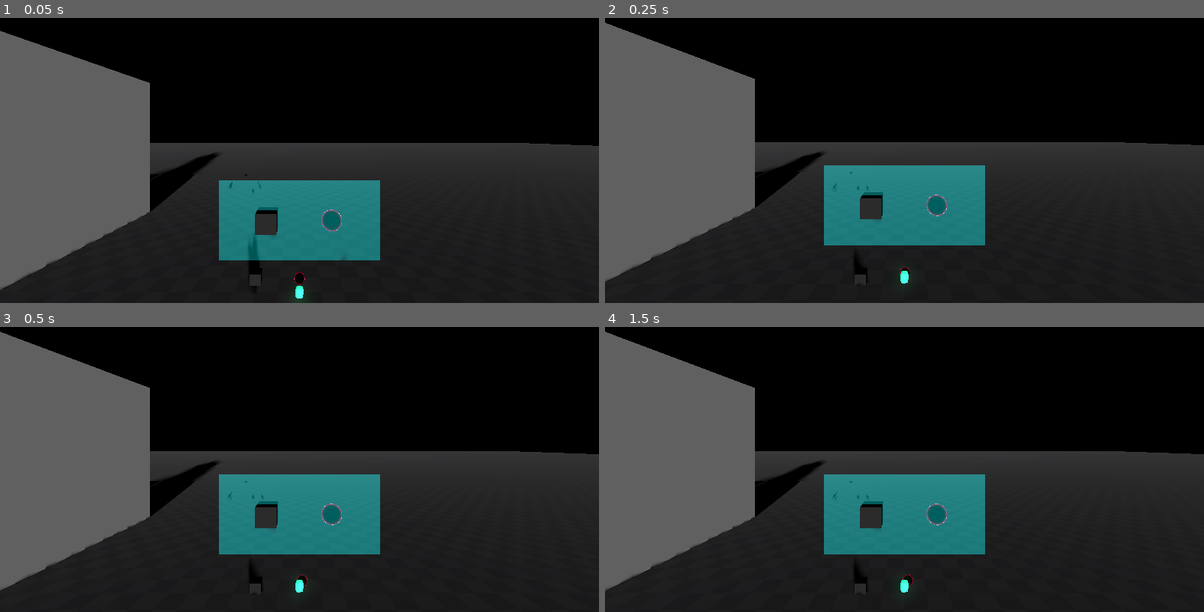
Above: before the commit, frames 1-4 (two rows, left to right).
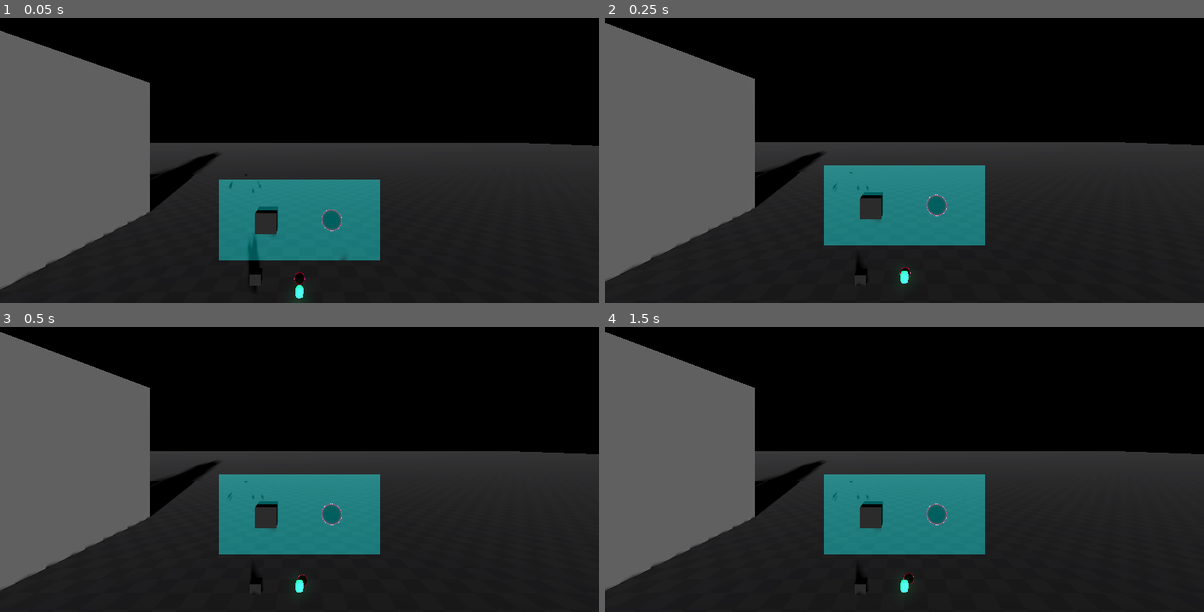
Above: after the commit, the same moments.

Repository: JD-The-65th/cyberbreak
Game: Godot game, scene res://levels/testing_environment.tscn
Two runs of this game, one before a commit and one after it. Both use one fixed random seed, a clock stepped at 60 frames per second and the inputs below.
Inputs (mouse positions are in pixels of both pictures, inside the frame that each line leads up to):
- Up to frame 1 (0.05 s): no input
- Up to frame 2 (0.25 s): no input
- Up to frame 3 (0.5 s): no input
- Up to frame 4 (1.5 s): move the mouse to (1036, 426) at 0.52 s; click (1036, 426) at 0.67 s; tap Enter at 1.25 s; drag from (784, 460) to (874, 512) at 1.27 s

The runs differ from the first frame. In frame 1, 0.2% of the frame differs, in the area x 0-64%, y 4-99%; in frame 2, less than 0.1%; in frame 3, less than 0.1%; in frame 4, less than 0.1%.

Commit message:
We can knock you down now that I know why phys objects were clipping

Diff:
--- a/project.godot
+++ b/project.godot
@@ -40,8 +40,6 @@
 [physics]
 
 3d/run_on_separate_thread=true
-common/physics_ticks_per_second=72
-common/max_physics_steps_per_frame=16
 
 [rendering]
 
